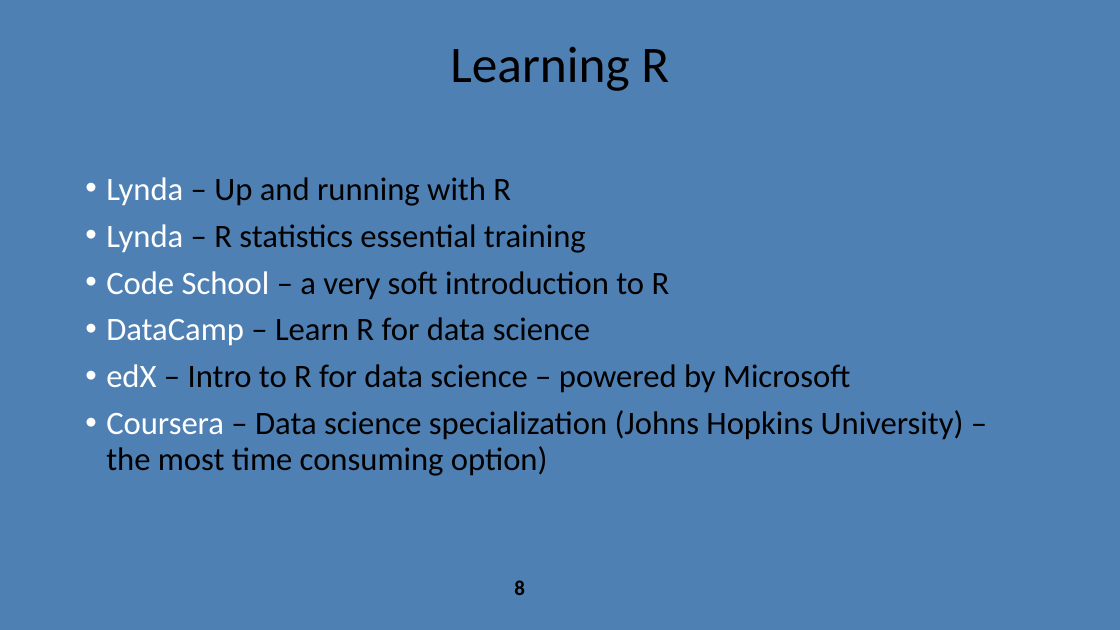
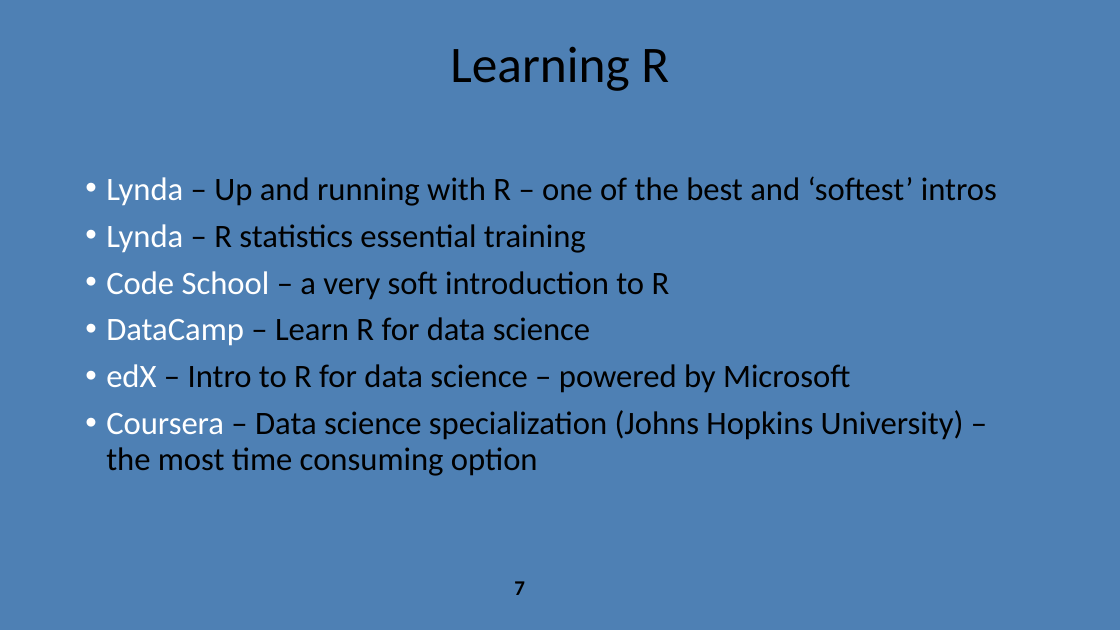
Before and after one commit to Primesty/WhyR, a slide deck: slide 7 of WhyR.pptx (slide 8 before the commit). Drawn at 1120x630 pixels with LibreOffice and Linux fonts; fonts in the diff are those of the drawing; background and template pictures are left out. Boxes give left, top, right and bottom in pixels: in the first picture for what was removed or moved away, otherwise in the second. Text is boxed around its words. In the diff, an @@ line names an element or a change of style, - is before the commit and + after.

```diff
--- a/WhyR.pptx
+++ b/WhyR.pptx
@@ text at (106, 176, 997, 206): text changed @@
-• Lynda – Up and running with R
+• Lynda – Up and running with R – one of the best and ‘softest’ intros
@@ text at (106, 410, 964, 476): text changed @@
-• Coursera – Data science specialization (Johns Hopkins University) – the most time consuming option)
+• Coursera – Data science specialization (Johns Hopkins University) – the most time consuming option
@@ page number at (514, 581, 525, 595): text changed @@
-8
+7
```
Also in this commit, not shown: 3 other slides changed, 1 slide added, 3 slides removed, 2 other files.
